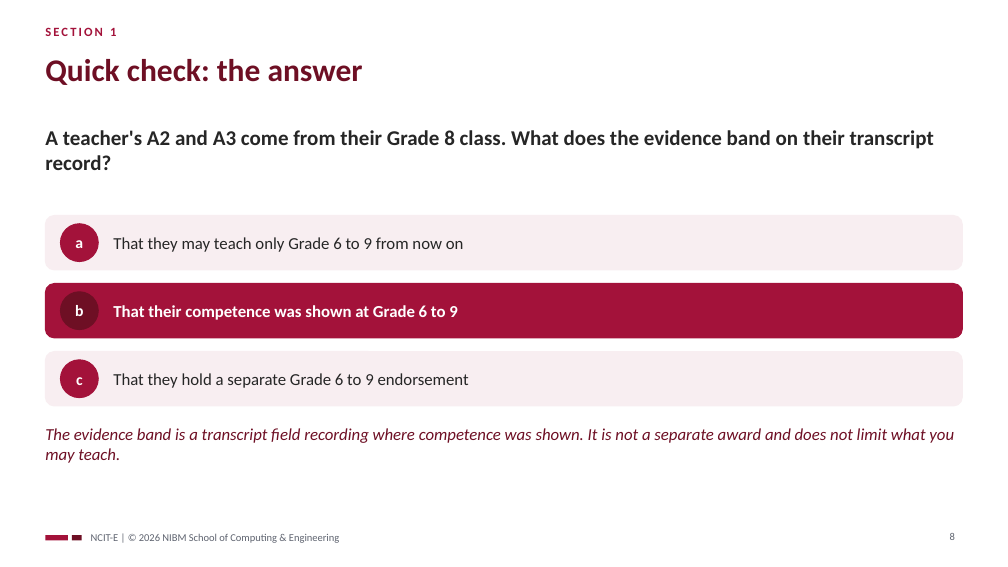
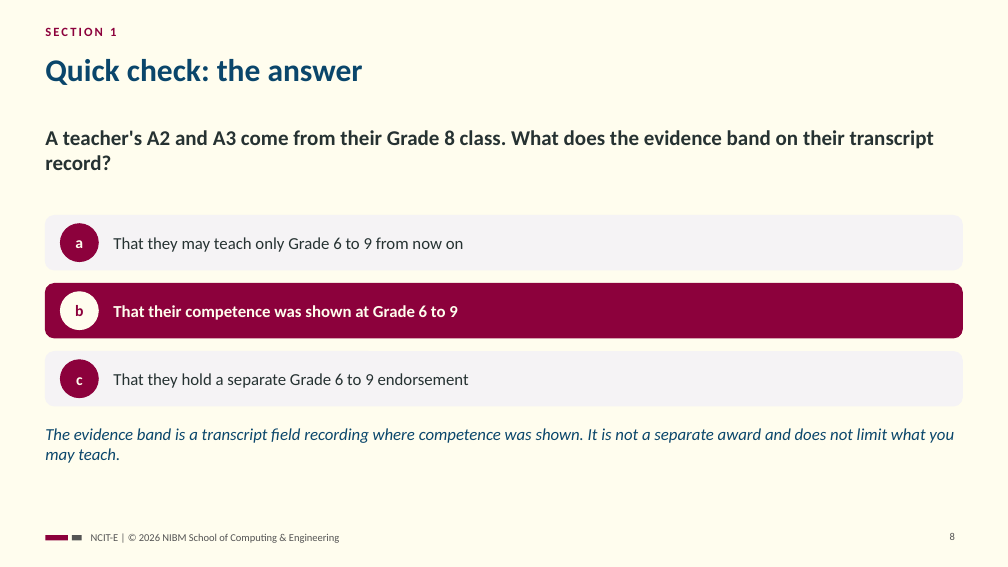
Before and after one commit to NIBM-SOCE/NCIT-E, a slide deck: slide 8 of sessions/s01/slides/ncit-e-s01-orientation.pptx. Drawn at 1008x567 pixels with LibreOffice and Linux fonts; fonts in the diff are those of the drawing. Boxes give left, top, right and bottom in pixels: in the first picture for what was removed or moved away, otherwise in the second. Text is boxed around its words. In the diff, an @@ line names an element or a change of style, - is before the commit and + after.

```diff
--- a/sessions/s01/slides/ncit-e-s01-orientation.pptx
+++ b/sessions/s01/slides/ncit-e-s01-orientation.pptx
@@ background #FFFFFF to #FFFDEE @@
@@ text "SECTION 1" at <box>45,27,116,36</box>: text colour #A3123A to #8C013C @@
@@ title "Quick check: the answer" at <box>45,59,363,85</box>: text colour #6E0F24 to #0A466B @@
@@ rounded rectangle at <box>45,216,963,270</box>: fill #F8EEF1 to #F5F3F5; outline #F8EEF1 1 pt to #F5F3F5 1 pt @@
@@ text "b" at <box>75,305,83,316</box>: text colour #FFFFFF to #8C013C @@
@@ ellipse at <box>60,292,98,330</box>: fill #6E0F24 to #FFFDEE; outline #6E0F24 1 pt to #FFFDEE 1 pt @@
@@ rounded rectangle at <box>45,352,963,406</box>: fill #F8EEF1 to #F5F3F5; outline #F8EEF1 1 pt to #F5F3F5 1 pt @@
@@ text colour #262626 to #263232 in 3 elements at <box>45,130,934,170</box>, <box>113,237,464,252</box>, <box>113,373,469,388</box> @@
@@ text colour #FFFFFF to #FFFDEE in 3 elements at <box>75,240,83,248</box>, <box>113,305,457,320</box>, <box>76,377,83,385</box> @@
@@ fill #A3123A to #8C013C; outline #A3123A 1 pt to #8C013C 1 pt in 3 elements at <box>60,224,98,262</box>, <box>45,284,963,338</box>, <box>60,360,98,398</box> @@
@@ text "The evidence band is a ..." at <box>45,428,954,463</box>: text colour #6E0F24 to #0A466B @@
@@ rectangle at <box>45,535,68,541</box>: fill #A3123A to #8C013C @@
@@ rectangle at <box>72,535,82,541</box>: fill #6E0F24 to #545454 @@
@@ text "NCIT-E | © 2026 NIBM ..." at <box>91,534,339,543</box>: text colour #5F6470 to #545454 @@
@@ page number at <box>950,533,955,540</box>: text colour #5F6470 to #545454 @@
```
Also in this commit, not shown: 34 other slides changed, 30 other files.
